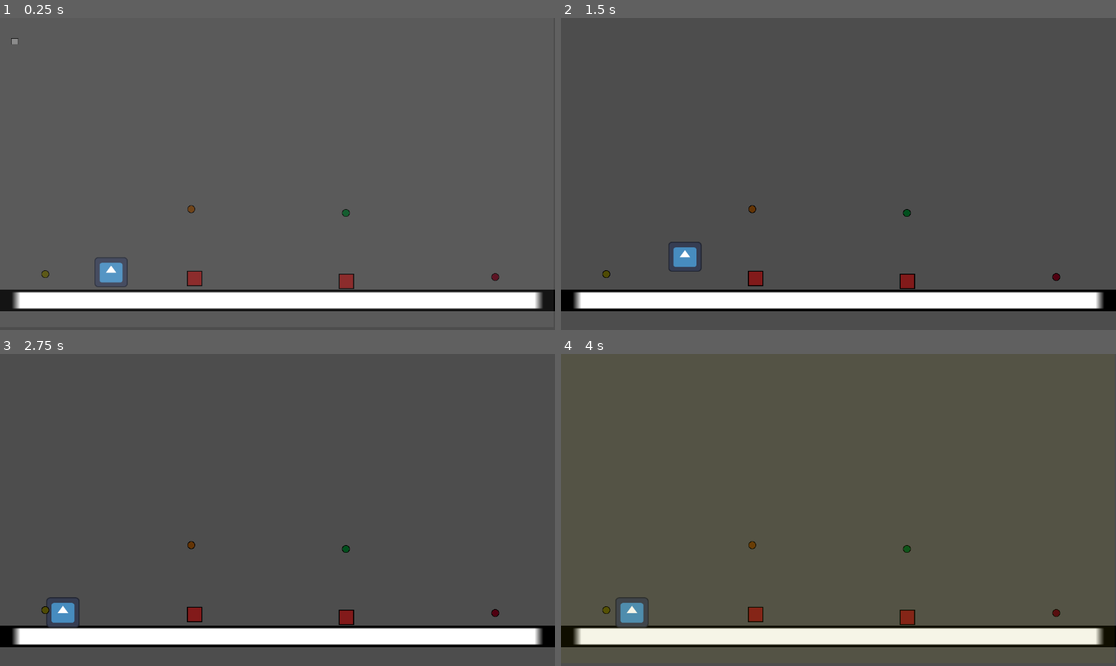
Above: before the commit, frames 1-4 (two rows, left to right).
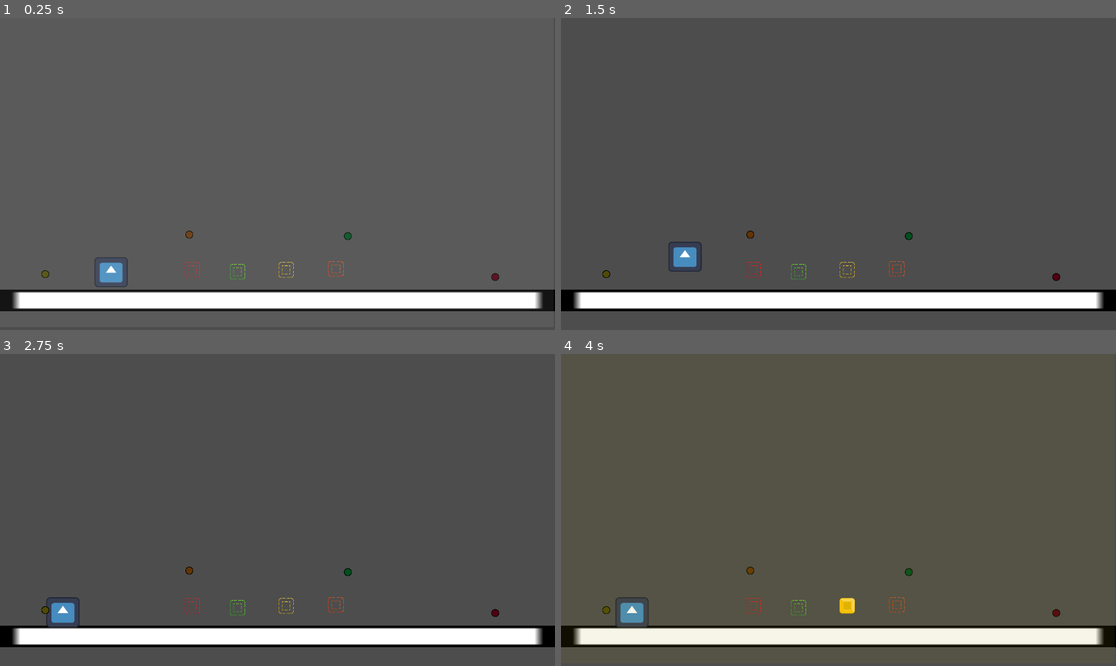
Above: after the commit, the same moments.

Repository: samuelurbinaflor/school-game-jam
Game: Godot game, scene res://scenes/testLevel.tscn
Same seed, same stepped clock (60 frames per second), same inputs: the game is played once before the commit and once after it. The engine's default icon, where the game draws it, is replaced by a stand-in: a white triangle on a blue panel in a dark square.
Inputs:
- Up to frame 1 (0.25 s): no input
- Up to frame 2 (1.5 s): tap D (moverDere) at 0.6, 1.35 s; tap Space (salto) at 0.77 s
- Up to frame 3 (2.75 s): tap Space (salto) at 1.52 s; tap Enter at 2 s; hold A (moverIzq) from 2.03 s (still down); tap D (moverDere) at 2.1 s
- Up to frame 4 (4 s): release A (moverIzq) at 2.78 s; tap D (moverDere) at 2.85, 3.6 s; tap Space (salto) at 3.02, 3.77 s

The runs differ from the first frame. In frame 1, 0.5% of the frame differs, in the area x 2-64%, y 6-87%; in frame 2, 0.5%; in frame 3, 0.5%; in frame 4, 0.6%, in the area x 33-64%, y 59-87%.

Commit message:
plataforma casi terminada a falta de la colision con el jugador

Diff:
--- a/project.godot
+++ b/project.godot
@@ -39,6 +39,12 @@
 ]
 }
 
+[layer_names]
+
+2d_physics/layer_1="Player"
+2d_physics/layer_2="Platforms"
+2d_physics/layer_3="Enemies"
+
 [rendering]
 
 renderer/rendering_method="gl_compatibility"
--- a/scenes/platform.tscn
+++ b/scenes/platform.tscn
@@ -1,12 +1,19 @@
-[gd_scene load_steps=2 format=3 uid="uid://bakxgidg8m81q"]
+[gd_scene load_steps=4 format=3 uid="uid://chiagookyitcl"]
 
-[sub_resource type="RectangleShape2D" id="RectangleShape2D_v4t87"]
+[ext_resource type="Script" uid="uid://dewef7wt0167r" path="res://scripts/platform.gd" id="1_nlgqw"]
+[ext_resource type="Texture2D" uid="uid://b61noi38g1qe3" path="res://assets/sprites/ColorBlock.png" id="2_507ja"]
 
-[node name="Platform" type="Node2D"]
+[sub_resource type="RectangleShape2D" id="RectangleShape2D_n1ckp"]
+size = Vector2(32, 32)
 
-[node name="Area2D" type="Area2D" parent="."]
+[node name="Plataform" type="StaticBody2D"]
+collision_layer = 2
+script = ExtResource("1_nlgqw")
 
-[node name="CollisionShape2D" type="CollisionShape2D" parent="Area2D"]
-shape = SubResource("RectangleShape2D_v4t87")
+[node name="CollisionShape2D" type="CollisionShape2D" parent="."]
+shape = SubResource("RectangleShape2D_n1ckp")
 
 [node name="Sprite2D" type="Sprite2D" parent="."]
+texture = ExtResource("2_507ja")
+hframes = 4
+vframes = 2
--- a/scenes/player.tscn
+++ b/scenes/player.tscn
@@ -8,6 +8,7 @@
 
 [node name="Player" type="CharacterBody2D"]
 position = Vector2(135, 184)
+collision_mask = 3
 script = ExtResource("1_3vyb7")
 
 [node name="Sprite2D" type="Sprite2D" parent="."]
--- a/scenes/testLevel.tscn
+++ b/scenes/testLevel.tscn
@@ -1,11 +1,12 @@
-[gd_scene load_steps=8 format=3 uid="uid://bcgcsjd3eq21l"]
+[gd_scene load_steps=9 format=3 uid="uid://bcgcsjd3eq21l"]
 
-[ext_resource type="Script" path="res://scripts/test_level.gd" id="1_xrmvu"]
+[ext_resource type="Script" uid="uid://dswow2xdhhxwj" path="res://scripts/test_level.gd" id="1_xrmvu"]
 [ext_resource type="Texture2D" uid="uid://d3ialfdypeb84" path="res://assets/objects/platform.png" id="2_rwtji"]
 [ext_resource type="PackedScene" uid="uid://b7fekfvyoi1a6" path="res://scenes/player.tscn" id="3_aqu4s"]
+[ext_resource type="PackedScene" uid="uid://chiagookyitcl" path="res://scenes/platform.tscn" id="4_aqu4s"]
 [ext_resource type="PackedScene" uid="uid://dnovuc1y15248" path="res://scenes/mushroomSwitch.tscn" id="4_hu6j5"]
-[ext_resource type="PackedScene" uid="uid://bqls2872pckle" path="res://scenes/enemy.tscn" id="5_qsttf"]
-[ext_resource type="PackedScene" path="res://scenes/enemigo.tscn" id="7_hu6j5"]
+[ext_resource type="PackedScene" uid="uid://dqibeisegp8kd" path="res://scenes/enemy.tscn" id="5_qsttf"]
+[ext_resource type="PackedScene" uid="uid://dfqlbu1qlp6vl" path="res://scenes/enemigo.tscn" id="7_hu6j5"]
 
 [sub_resource type="RectangleShape2D" id="RectangleShape2D_sir0p"]
 size = Vector2(1150, 20)
@@ -32,10 +33,27 @@
 offset_bottom = 642.0
 mouse_filter = 2
 
+[node name="Plataform" parent="." instance=ExtResource("4_aqu4s")]
+position = Vector2(399, 523)
+
+[node name="Plataform2" parent="." instance=ExtResource("4_aqu4s")]
+position = Vector2(697, 521)
+platform_type = 1
+
+[node name="Plataform3" parent="." instance=ExtResource("4_aqu4s")]
+position = Vector2(594, 523)
+platform_type = 2
+
+[node name="Plataform4" parent="." instance=ExtResource("4_aqu4s")]
+position = Vector2(493, 527)
+platform_type = 3
+
 [node name="Player" parent="." instance=ExtResource("3_aqu4s")]
 position = Vector2(229, 496)
 
 [node name="enemigo" parent="." instance=ExtResource("7_hu6j5")]
+visible = false
+position = Vector2(55.00003, 219)
 
 [node name="MushroomSwitch" parent="." instance=ExtResource("4_hu6j5")]
 position = Vector2(1028, 538)
@@ -45,15 +63,17 @@
 switch_type = 3
 
 [node name="MushroomSwitch3" parent="." instance=ExtResource("4_hu6j5")]
-position = Vector2(397, 397)
+position = Vector2(393, 450)
 switch_type = 2
 
 [node name="MushroomSwitch4" parent="." instance=ExtResource("4_hu6j5")]
-position = Vector2(718, 405)
+position = Vector2(722, 453)
 switch_type = 4
 
 [node name="Enemy" parent="." instance=ExtResource("5_qsttf")]
+visible = false
 position = Vector2(719, 547)
 
 [node name="Enemy2" parent="." instance=ExtResource("5_qsttf")]
+visible = false
 position = Vector2(404, 541)
--- /dev/null
+++ b/scripts/platform.gd
@@ -0,0 +1,92 @@
+extends StaticBody2D
+
+enum PlatformType { RED, ORANGE, YELLOW, GREEN }
+@export var platform_type: PlatformType = PlatformType.RED
+
+var is_active = false
+
+# Los frames se calculan automáticamente según el tipo
+var disabled_frame: int
+var enabled_frame: int
+
+@onready var sprite = $Sprite2D
+@onready var collision = $CollisionShape2D
+
+func _ready():
+	print("=== DEBUG PLATAFORMA ===")
+	print("Collision shape existe: ", collision != null)
+	if collision:
+		print("Shape asignado: ", collision.shape != null)
+		print("Collision disabled: ", collision.disabled)
+	print("Collision Layer: ", collision_layer)
+	print("Collision Mask: ", collision_mask)
+	print("========================")
+
+	# Configurar frames según el tipo de plataforma
+	# Estructura del sprite: [rojo_solido(0), naranja_solido(1), verde_solido(2), amarillo_solido(3),
+	#                         rojo_lineas(4), naranja_lineas(5), verde_lineas(6), amarillo_lineas(7)]
+	match platform_type:
+		PlatformType.RED:
+			enabled_frame = 0   # Rojo sólido
+			disabled_frame = 4  # Rojo líneas
+		PlatformType.ORANGE:
+			enabled_frame = 1   # Naranja sólido
+			disabled_frame = 5  # Naranja líneas
+		PlatformType.GREEN:
+			enabled_frame = 2   # Verde sólido
+			disabled_frame = 6  # Verde líneas
+		PlatformType.YELLOW:
+			enabled_frame = 3   # Amarillo sólido
+			disabled_frame = 7  # Amarillo líneas
+
+	# Iniciar deshabilitada (mostrar frame de líneas)
+	set_platform_state(false)
+
+	# Conectar a los cambios de modo
+	GameState.mode_changed.connect(_on_mode_changed)
+
+	print("Plataforma ", name, " tipo ", PlatformType.keys()[platform_type], " lista")
+
+func _on_mode_changed(new_mode: GameState.WorldMode):
+	# Verificar si el modo actual corresponde al color de esta plataforma
+	var should_be_active = false
+
+	match platform_type:
+		PlatformType.RED:
+			should_be_active = (new_mode == GameState.WorldMode.RED)
+		PlatformType.ORANGE:
+			should_be_active = (new_mode == GameState.WorldMode.ORANGE)
+		PlatformType.YELLOW:
+			should_be_active = (new_mode == GameState.WorldMode.YELLOW)
+		PlatformType.GREEN:
+			should_be_active = (new_mode == GameState.WorldMode.GREEN)
+
+	set_platform_state(should_be_active)
+
+func set_platform_state(active: bool):
+	is_active = active
+
+	if active:
+		# Plataforma habilitada: mostrar frame con color y habilitar colisión
+		sprite.frame = enabled_frame
+		collision.disabled = false
+		set_collision_layer_value(2, true)  # Activar en capa 2
+
+		print("Plataforma ", name, " ACTIVADA - Collision disabled: ", collision.disabled)
+
+		# Animación de activación
+		var tween = create_tween()
+		tween.tween_property(sprite, "scale", Vector2(1.1, 1.1), 0.15)
+		tween.tween_property(sprite, "scale", Vector2(1.0, 1.0), 0.15)
+	else:
+		# Plataforma deshabilitada: mostrar frame de líneas y deshabilitar colisión
+		sprite.frame = disabled_frame
+		collision.disabled = true
+		set_collision_layer_value(2, false)  # Desactivar de capa 2
+
+		print("Plataforma ", name, " DESACTIVADA - Collision disabled: ", collision.disabled)
+
+		# Animación de desactivación
+		var tween = create_tween()
+		tween.tween_property(sprite, "scale", Vector2(0.95, 0.95), 0.1)
+		tween.tween_property(sprite, "scale", Vector2(1.0, 1.0), 0.1)
Not shown, added: scripts/platform.gd.uid
